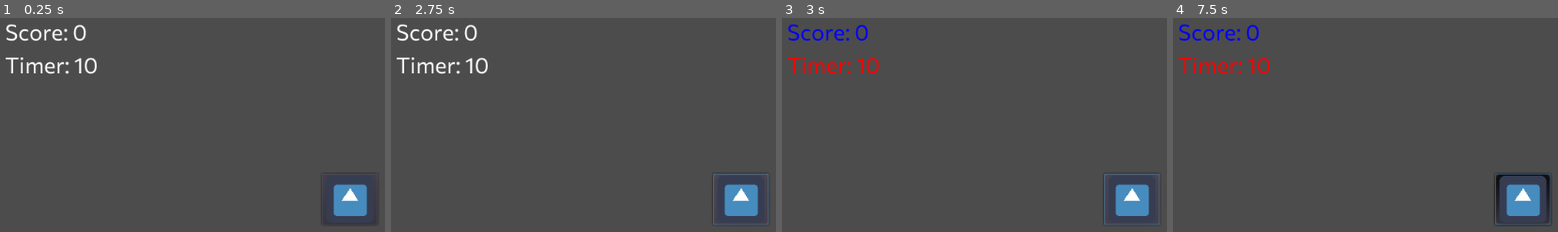
Above: before the commit, frames 1-4 (left to right).
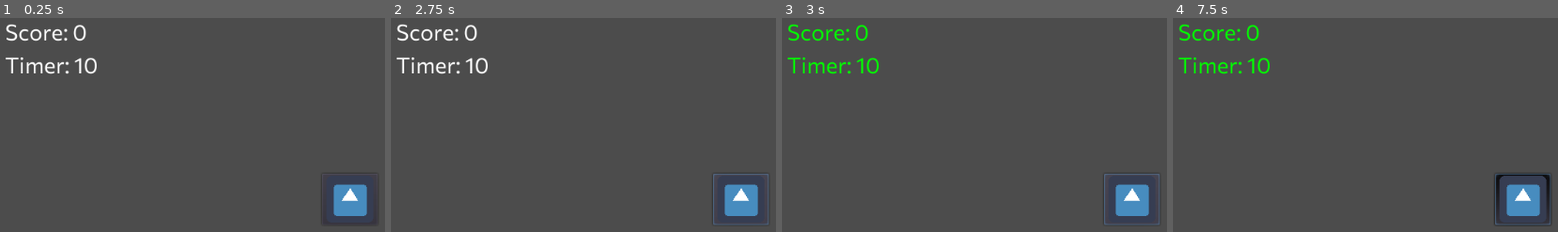
Above: after the commit, the same moments.

Repository: Super-Joosh/GodotTest10-15-2026
Game: Godot game, scene res://World.tscn
Same seed, same stepped clock (60 frames per second), same inputs: the game is played once before the commit and once after it. The engine's default icon, where the game draws it, is replaced by a stand-in: a white triangle on a blue panel in a dark square.
Inputs (mouse positions are in pixels of both pictures, inside the frame that each line leads up to):
- Up to frame 1 (0.25 s): no input
- Up to frame 2 (2.75 s): click (741, 199) at 0.5 s; click (741, 199) at 1.25 s; click (741, 199) at 2 s
- Up to frame 3 (3 s): tap Enter at 2.75 s; hold Space (my_action) from 2.78 s (still down)
- Up to frame 4 (7.5 s): release Space (my_action) at 3.53 s; tap Space (my_action) at 3.6, 5.1, 6.6 s; tap Enter at 4.25, 5.75 s; hold Space (my_action) 4.28-5.03 s; hold Space (my_action) 5.78-6.53 s; hold Space (my_action) from 7.28 s (still down)

Frames 1-2 are identical in both runs. In frame 3, 1.3% of the frame differs, in the area x 1-26%, y 2-27%; in frame 4, 1.3%.

Commit message:
dictionaries

Diff:
--- a/World.gd
+++ b/World.gd
@@ -4,7 +4,19 @@
 # Declare member variables here. Examples:
 # var a = 2
 # var b = "text"
+var players = {
+	"Joshua": 1,
+	"Javia": 2,
+	"Rohit": 3,
+}
 
+enum LABELCOLOR {RED, BLUE, GREEN}
+
+export(LABELCOLOR) var labelcolor = LABELCOLOR.RED
+
+func color_label(coo):
+	$Score.modulate = coo
+	$Timer.modulate = coo
 
 # Called when the node enters the scene tree for the first time.
 func _ready():
@@ -13,12 +25,26 @@
 	$Score.modulate = Color.white
 	$Timer.modulate = Color.white
 
+	players["Rebekah"] = 4
+
+	for n in players.keys():
+		print(str(players[n]))
+
 func _input(event):
 	if event.is_action_pressed("my_action"):
-		$Score.modulate = Color.blue
+		if labelcolor == LABELCOLOR.RED:
+			color_label(Color.red)
+		elif labelcolor == LABELCOLOR.BLUE:
+			color_label(Color.blue)
+		elif labelcolor == LABELCOLOR.GREEN:
+			color_label(Color.green)
 	if event.is_action_released("my_action"):
-		$Score.modulate = Color.white
-	if event.is_action_pressed("my_action"):
-		$Timer.modulate = Color.red
-	if event.is_action_released("my_action"):
-		$Timer.modulate = Color.white
+		color_label(Color.white);
+	#if event.is_action_pressed("my_action"):
+	#	$Score.modulate = Color.blue
+	#if event.is_action_released("my_action"):
+	#	$Score.modulate = Color.white
+	#if event.is_action_pressed("my_action"):
+	#	$Timer.modulate = Color.red
+	#if event.is_action_released("my_action"):
+	#	$Timer.modulate = Color.white
--- a/World.tscn
+++ b/World.tscn
@@ -14,6 +14,7 @@
 
 [node name="World" type="Node2D"]
 script = ExtResource( 3 )
+labelcolor = 2
 
 [node name="Button" type="Button" parent="."]
 margin_left = 462.0
